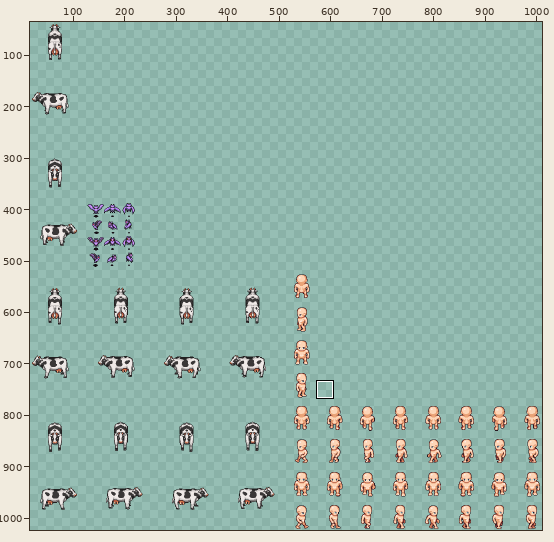
Sprite sheet -- core/assets/graphics/entities/Entities.png. The first picture is a wide view before the edit; the outline marks the close-up.
Close-up. Earlier state:
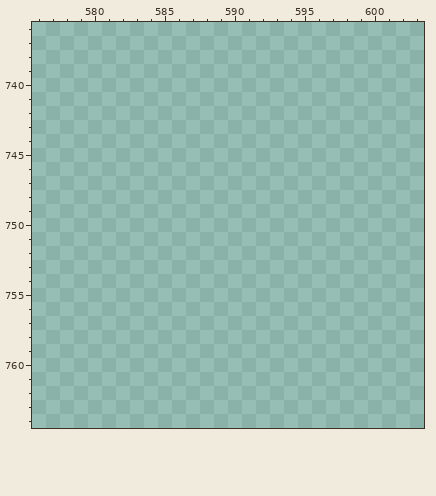
The file is 1024x1024 pixels. Shown: x 576..603, y 736..764. The wide view leaves out empty margins.
Now the later version:
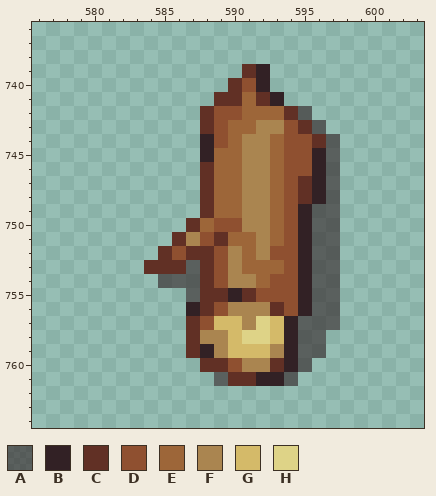
Palette (. is transparent): A #32212599  B #322125  C #613025  D #8f5030  E #9d6639  F #aa8550  G #d4ba69  H #ded387
From old to new:
@@ x 582..599 @@
 738 ..................
-739 ..................
-740 ..................
-741 ..................
-742 ..................
-743 ..................
-744 ..................
-745 ..................
-746 ..................
-747 ..................
-748 ..................
-749 ..................
-750 ..................
-751 ..................
-752 ..................
-753 ..................
-754 ..................
-755 ..................
-756 ..................
-757 ..................
-758 ..................
-759 ..................
-760 ..................
-761 ..................
+739 .........CB.......
+740 ........CDB.......
+741 .......CCECB......
+742 ......CDDEEECA....
+743 ......CDEEFFDCA...
+744 ......BDEFFEDDCA..
+745 ......BEEFFEDDBA..
+746 ......CEEFFEDDBA..
+747 ......CEEFFEDCBA..
+748 ......CEEFFEDCBA..
+749 ......CEEFFEDBAA..
+750 .....CEDDFFEDBAA..
+751 ....CFDCEEFEDBAA..
+752 ...CDCCDFEFDDBAA..
+753 ..CCCACDFEEEDBAA..
+754 ...AAACDFFEDDBAA..
+755 .....ACCBCDDDBAA..
+756 .....BCDFFFCDBAA..
+757 .....CDGGFHGBAAA..
+758 .....CFFGHHGBAA...
+759 .....CBFGGGFBAA...
+760 ......CCDFFCBA....
+761 .......ACCBBA.....
 762 ..................
Boxes around the changes in both close-ups, in picture pixels (x1, y1, x2, y2):
added: (144, 64, 340, 386)
